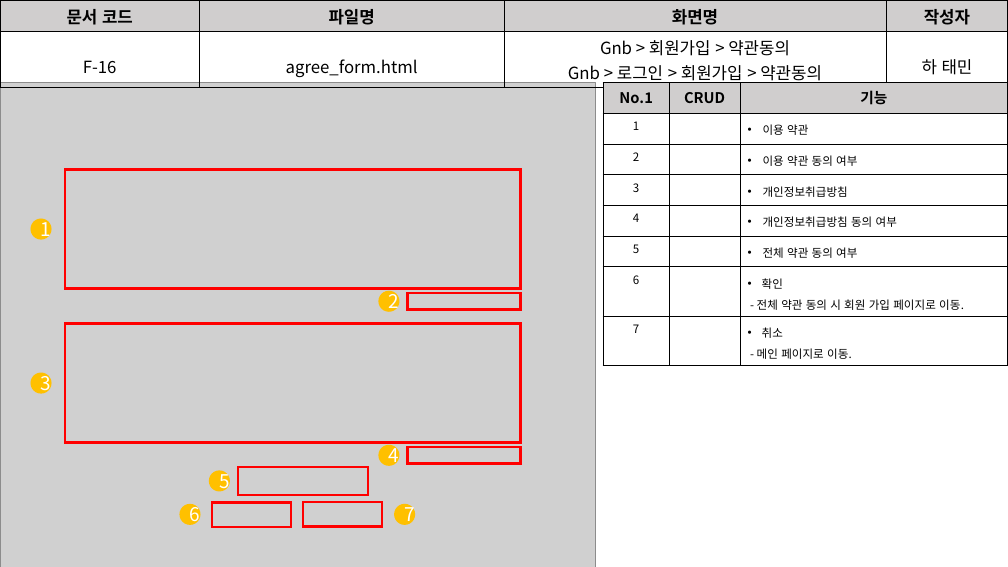
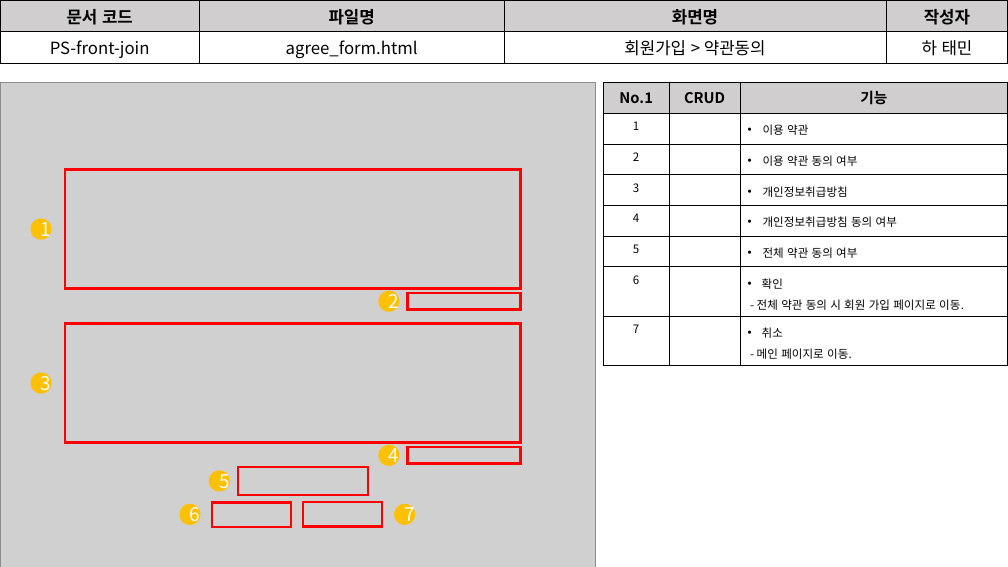
Before and after one commit to David-Ha-1217/Publisher_Portfolio, a slide deck: slide 11 of Documents/화면설계서.pptx. Drawn at 1008x567 pixels with LibreOffice and Linux fonts; fonts in the diff are those of the drawing; grey boxes stand for pictures. Boxes give left, top, right and bottom in pixels: in the first picture for what was removed or moved away, otherwise in the second. Text is boxed around its words. In the diff, an @@ line names an element or a change of style, - is before the commit and + after.

```diff
--- a/Documents/화면설계서.pptx
+++ b/Documents/화면설계서.pptx
@@ table at (0,0,1008,63) @@
-row 2, column 1: F-16
+row 2, column 1: PS-front-join
-row 2, column 3: Gnb > 회원가입 > 약관동의 / Gnb > 로그인 > 회원가입 > 약관동의
+row 2, column 3: 회원가입 > 약관동의
@@ line spacing 1.75 to 1 @@
```
Also in this commit, not shown: 7 other slides changed, 2 other files.
